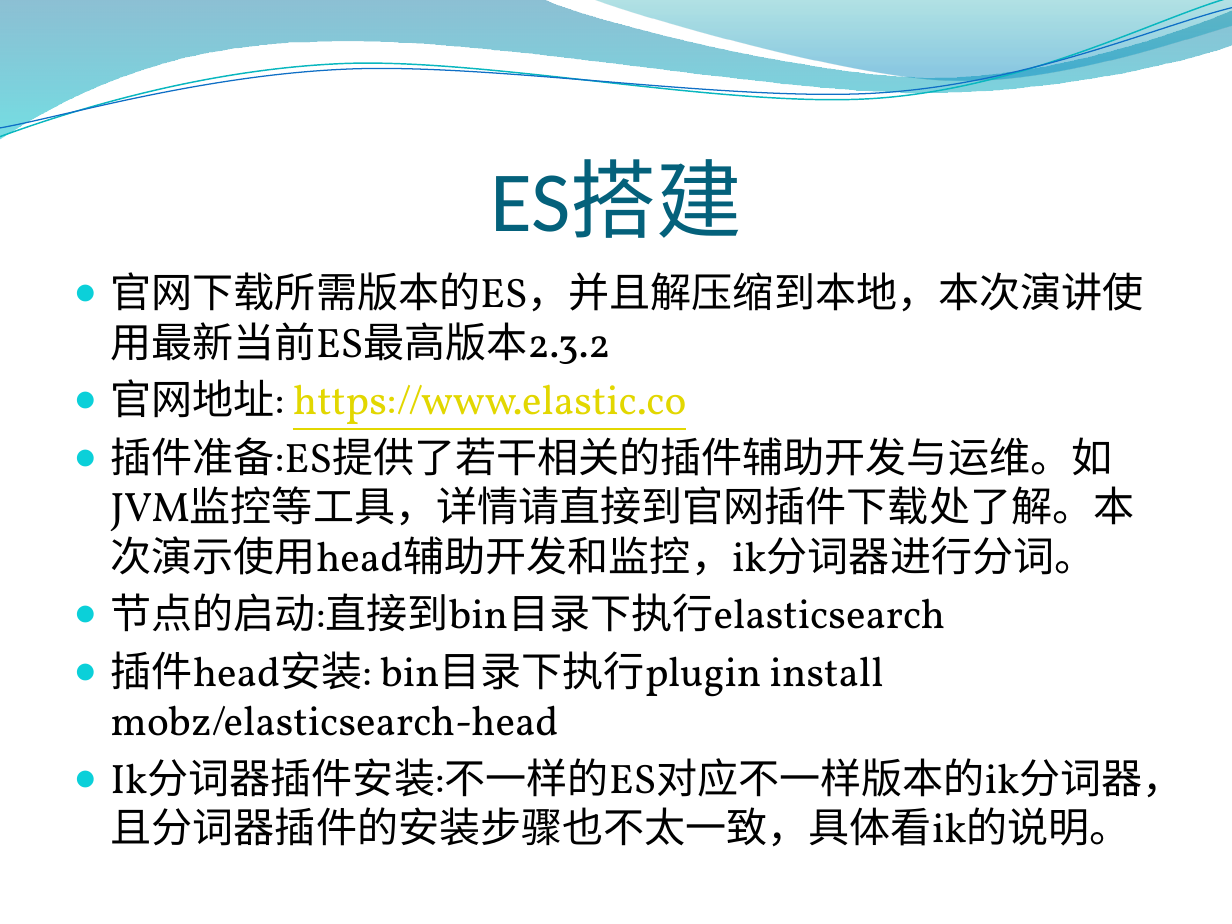
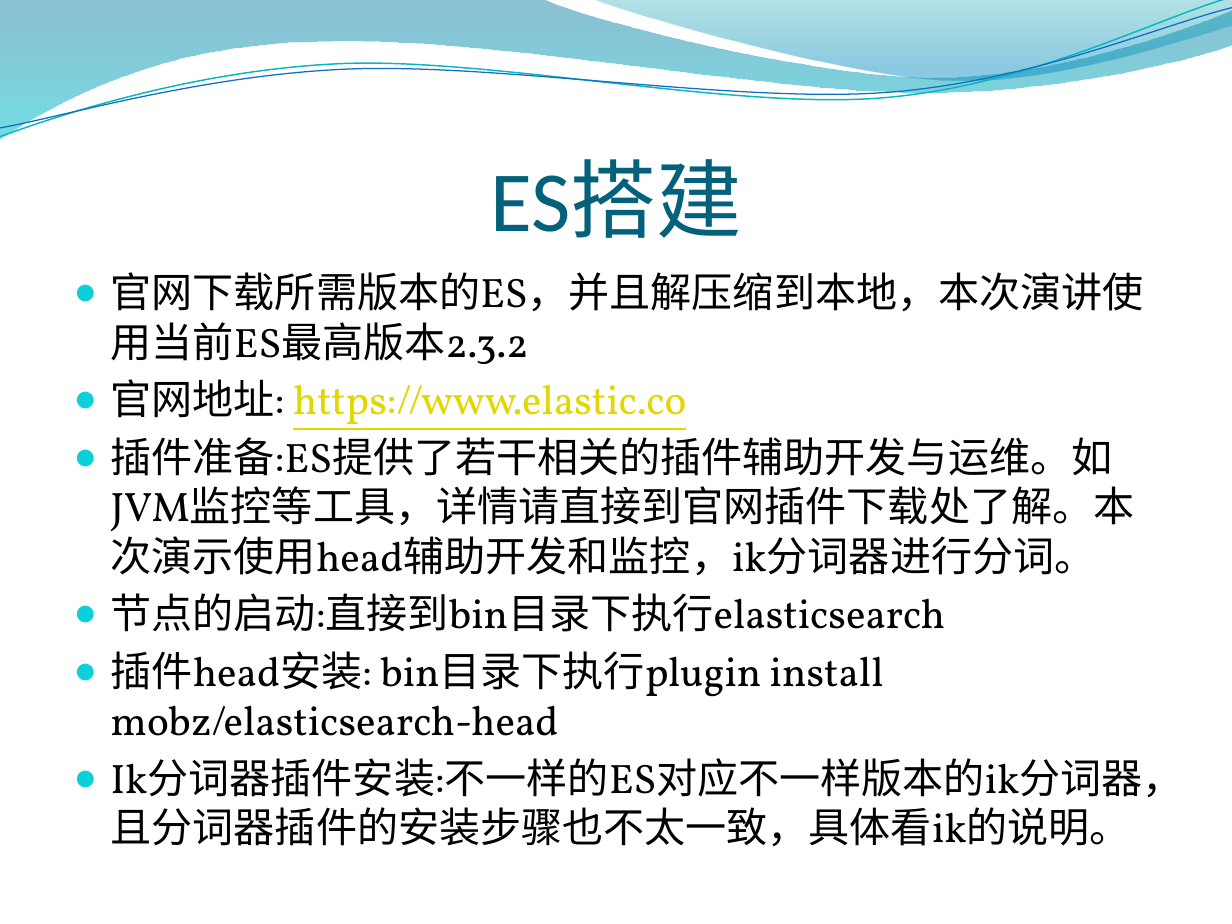
Before and after one commit to 280087918/myProgram, a slide deck: slide 12 of doc/培训文档/搜索引擎/elasticsearch/elasticsearch技术分享-zhanghc.pptx. Drawn at 1232x924 pixels with LibreOffice and Linux fonts; fonts in the diff are those of the drawing; background and template pictures are left out. Boxes give left, top, right and bottom in pixels: in the first picture for what was removed or moved away, otherwise in the second. Text is boxed around its words. In the diff, an @@ line names an element or a change of style, - is before the commit and + after.

Commit message:
培训文档的调整

```diff
--- a/doc/培训文档/搜索引擎/elasticsearch/elasticsearch技术分享-zhanghc.pptx
+++ b/doc/培训文档/搜索引擎/elasticsearch/elasticsearch技术分享-zhanghc.pptx
@@ text at <box>111,272,1144,364</box>: text changed @@
-● 官网下载所需版本的ES，并且解压缩到本地，本次演讲使用最新当前ES最高版本2.3.2
+● 官网下载所需版本的ES，并且解压缩到本地，本次演讲使用当前ES最高版本2.3.2
```
